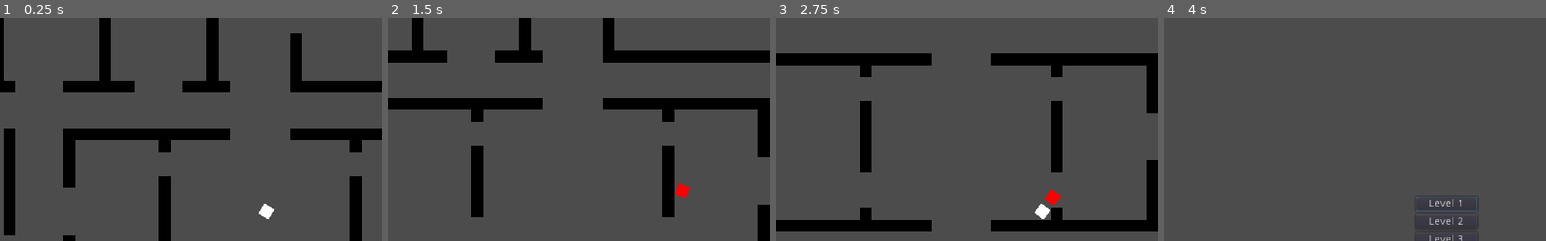
Above: before the commit, frames 1-4 (left to right).
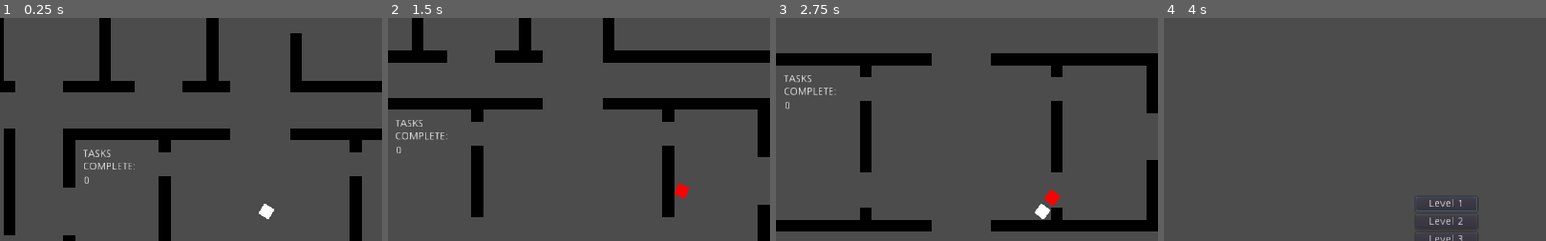
Above: after the commit, the same moments.

Repository: Cory47/WorkplaceHellGame
Game: Godot game, scene res://Scenes/levels/level1.tscn
Same seed, same stepped clock (60 frames per second), same inputs: the game is played once before the commit and once after it.
Inputs (mouse positions are % of the whole screen's width and height, from its top left):
- Up to frame 1 (0.25 s): no input
- Up to frame 2 (1.5 s): move the mouse to (72, 45) at 0.52 s; hold D (right) 0.53-1.28 s; click (72, 45) at 0.6 s; move the mouse to (30, 55) at 1.27 s; hold S (down) from 1.28 s (still down); click (30, 55) at 1.35 s
- Up to frame 3 (2.75 s): move the mouse to (60, 28) at 2.02 s; release S (down) at 2.03 s; hold D (right) from 2.03 s (still down); click (60, 28) at 2.1 s
- Up to frame 4 (4 s): tap Enter at 2.75 s; move the mouse to (45, 70) at 2.77 s; release D (right) at 2.78 s; hold W (up) 2.78-3.5 s; click (45, 70) at 2.85 s; click "Menu" at 3.5 s
The pictures show only the part of the screen within x 15-65%, y 7-57%; the shares and areas given below are measured in that part.

The runs differ from the first frame. In frame 1, 0.3% of the frame differs, in the area x 21-36%, y 58-75%; in frame 2, 0.3%, in the area x 2-16%, y 45-61%; in frame 3, 0.3%; in frame 4, nothing differs.

Commit message:
added win state and counter. Altered music to royalty free

Diff:
--- a/Workplace_Hell_demo3_GUI1.0/Workplace_Hell/Scenes/LevelSelect.tscn
+++ b/Workplace_Hell_demo3_GUI1.0/Workplace_Hell/Scenes/LevelSelect.tscn
@@ -1,7 +1,7 @@
 [gd_scene load_steps=3 format=2]
 
 [ext_resource path="res://Scripts/LevelSelect.gd" type="Script" id=1]
-[ext_resource path="res://Music/15 We're The Great.mp3" type="AudioStream" id=2]
+[ext_resource path="res://Music/bits-and-bytes-by-claus-appel-from-filmmusic-io.mp3" type="AudioStream" id=2]
 
 [node name="LevelSelect" type="Control"]
 anchor_right = 1.0
--- a/Workplace_Hell_demo3_GUI1.0/Workplace_Hell/Scenes/LoseMenu.tscn
+++ b/Workplace_Hell_demo3_GUI1.0/Workplace_Hell/Scenes/LoseMenu.tscn
@@ -1,7 +1,7 @@
 [gd_scene load_steps=3 format=2]
 
 [ext_resource path="res://Scripts/WinMenu.gd" type="Script" id=1]
-[ext_resource path="res://Music/09 Emily.mp3" type="AudioStream" id=2]
+[ext_resource path="res://Music/09 Emily.1.wav" type="AudioStream" id=2]
 
 [node name="WinMenu" type="Control"]
 anchor_right = 1.0
--- a/Workplace_Hell_demo3_GUI1.0/Workplace_Hell/Scenes/MainMenu.tscn
+++ b/Workplace_Hell_demo3_GUI1.0/Workplace_Hell/Scenes/MainMenu.tscn
@@ -1,7 +1,8 @@
-[gd_scene load_steps=6 format=2]
+[gd_scene load_steps=7 format=2]
 
 [ext_resource path="res://Scripts/MainMenu.gd" type="Script" id=1]
-[ext_resource path="res://Music/01 Dance With Blue Wind copy.mp3" type="AudioStream" id=2]
+[ext_resource path="res://Music/bits-and-bytes-by-claus-appel-from-filmmusic-io.mp3" type="AudioStream" id=2]
+[ext_resource path="res://Scenes/LevelSelect.tscn" type="PackedScene" id=3]
 
 [sub_resource type="GDScript" id=1]
 script/source = "extends Button
@@ -69,6 +70,17 @@
 margin_bottom = 115.0
 script = ExtResource( 1 )
 
+[node name="LevelSelect" parent="." instance=ExtResource( 3 )]
+visible = false
+anchor_left = 0.5
+anchor_top = 0.5
+anchor_right = 0.5
+anchor_bottom = 0.5
+margin_left = -644.0
+margin_top = -422.0
+margin_right = 380.0
+margin_bottom = 178.0
+
 [node name="Menu Group" type="VBoxContainer" parent="."]
 anchor_top = 0.5
 anchor_bottom = 0.5
--- /dev/null
+++ b/Workplace_Hell_demo3_GUI1.0/Workplace_Hell/Scenes/Vacation.tscn
@@ -0,0 +1,46 @@
+[gd_scene load_steps=3 format=2]
+
+[ext_resource path="res://Scripts/WinMenu.gd" type="Script" id=1]
+[ext_resource path="res://Music/08 ダイエットワルツ.mp3" type="AudioStream" id=2]
+
+[node name="WinMenu" type="Control"]
+anchor_right = 1.0
+anchor_bottom = 1.0
+script = ExtResource( 1 )
+
+[node name="WinMenuContainer" type="VBoxContainer" parent="."]
+anchor_left = 0.5
+anchor_top = 0.5
+anchor_right = 0.5
+anchor_bottom = 0.5
+margin_left = -90.0
+margin_top = -79.0
+margin_right = -34.0
+margin_bottom = -17.0
+rect_scale = Vector2( 2.64, 2.72 )
+
+[node name="Label" type="Label" parent="WinMenuContainer"]
+margin_right = 58.0
+margin_bottom = 14.0
+text = "Vacation!"
+
+[node name="MenuButton" type="Button" parent="WinMenuContainer"]
+margin_top = 18.0
+margin_right = 58.0
+margin_bottom = 38.0
+text = "Menu"
+
+[node name="RetryButton" type="Button" parent="WinMenuContainer"]
+visible = false
+margin_top = 42.0
+margin_right = 56.0
+margin_bottom = 62.0
+text = "Retry"
+
+[node name="AudioStreamPlayer" type="AudioStreamPlayer" parent="."]
+stream = ExtResource( 2 )
+volume_db = 3.0
+autoplay = true
+
+[connection signal="pressed" from="WinMenuContainer/MenuButton" to="." method="_on_MenuButton_pressed"]
+[connection signal="pressed" from="WinMenuContainer/RetryButton" to="." method="_on_RetryButton_pressed"]
--- a/Workplace_Hell_demo3_GUI1.0/Workplace_Hell/Scenes/WinMenu.tscn
+++ b/Workplace_Hell_demo3_GUI1.0/Workplace_Hell/Scenes/WinMenu.tscn
@@ -1,7 +1,7 @@
 [gd_scene load_steps=3 format=2]
 
 [ext_resource path="res://Scripts/WinMenu.gd" type="Script" id=1]
-[ext_resource path="res://Music/08 ダイエットワルツ.mp3" type="AudioStream" id=2]
+[ext_resource path="res://Music/happy-excited-logo-67-by-taigasoundprod-from-filmmusic-io.mp3" type="AudioStream" id=2]
 
 [node name="WinMenu" type="Control"]
 anchor_right = 1.0
--- /dev/null
+++ b/Workplace_Hell_demo3_GUI1.0/Workplace_Hell/Scenes/levels/Score.gd
@@ -0,0 +1,19 @@
+extends Label
+
+
+# Declare member variables here. Examples:
+# var a = 2
+# var b = "text"
+
+var points = 0;
+
+# Called when the node enters the scene tree for the first time.
+func _ready():
+	pass # Replace with function body.
+
+func _on_TaskHitbox_area_entered(area):
+	points = points + 1
+	text = str(points)
+
+	if (points >= 10):
+		get_tree().change_scene("res://Scenes/WinMenu.tscn")
--- a/Workplace_Hell_demo3_GUI1.0/Workplace_Hell/Scenes/levels/TaskObject.gd
+++ b/Workplace_Hell_demo3_GUI1.0/Workplace_Hell/Scenes/levels/TaskObject.gd
@@ -4,7 +4,7 @@
 var xValues = [100, 200, 0, -100, -200]
 var yValues = [100, 200, 0, -150, 200]
 var counter = 0;
-
+var points = 0;
 # Called when the node enters the scene tree for the first time.
 func _ready():
 	pass # Replace with function body.
@@ -21,3 +21,4 @@
 	position.x = xValues[counter]
 	position.y = yValues[counter]
 	counter = counter + 1
+	points = points + 1
--- a/Workplace_Hell_demo3_GUI1.0/Workplace_Hell/Scenes/levels/level1.tscn
+++ b/Workplace_Hell_demo3_GUI1.0/Workplace_Hell/Scenes/levels/level1.tscn
@@ -1,11 +1,12 @@
-[gd_scene load_steps=11 format=2]
+[gd_scene load_steps=12 format=2]
 
 [ext_resource path="res://Scripts/Player.gd" type="Script" id=1]
 [ext_resource path="res://wall.tres" type="TileSet" id=2]
 [ext_resource path="res://Scripts/Boss.gd" type="Script" id=3]
-[ext_resource path="res://Music/17 世界の森田.mp3" type="AudioStream" id=4]
+[ext_resource path="res://Music/sneaky-snitch-by-kevin-macleod-from-filmmusic-io.mp3" type="AudioStream" id=4]
 [ext_resource path="res://resources/Images/Sprite.png" type="Texture" id=5]
 [ext_resource path="res://Scenes/levels/TaskObject.gd" type="Script" id=6]
+[ext_resource path="res://Scenes/levels/Score.gd" type="Script" id=7]
 
 [sub_resource type="RectangleShape2D" id=1]
 extents = Vector2( 8, 8 )
@@ -22,6 +23,23 @@
 __meta__ = {
 "_edit_horizontal_guides_": [ -363.0 ]
 }
+
+[node name="ScoreLabel" type="Label" parent="."]
+margin_left = -246.0
+margin_top = -84.0
+margin_right = -175.0
+margin_bottom = -53.0
+text = "TASKS
+COMPLETE:"
+
+[node name="Score" type="Label" parent="."]
+margin_left = -245.0
+margin_top = -48.0
+margin_right = -174.0
+margin_bottom = -17.0
+text = "0
+"
+script = ExtResource( 7 )
 
 [node name="Player" type="KinematicBody2D" parent="."]
 script = ExtResource( 1 )
@@ -87,3 +105,4 @@
 [connection signal="area_entered" from="Player/PlayerHitbox" to="Player" method="_on_PlayerHitbox_area_entered"]
 [connection signal="body_entered" from="Player/PlayerHitbox" to="Player" method="_on_PlayerHitbox_body_entered"]
 [connection signal="area_entered" from="TaskObject/TaskHitbox" to="TaskObject" method="_on_TaskHitbox_area_entered"]
+[connection signal="area_entered" from="TaskObject/TaskHitbox" to="Score" method="_on_TaskHitbox_area_entered"]
--- a/Workplace_Hell_demo3_GUI1.0/Workplace_Hell/Scenes/levels/level2.tscn
+++ b/Workplace_Hell_demo3_GUI1.0/Workplace_Hell/Scenes/levels/level2.tscn
@@ -1,11 +1,12 @@
-[gd_scene load_steps=13 format=2]
+[gd_scene load_steps=14 format=2]
 
 [ext_resource path="res://Scripts/Player.gd" type="Script" id=1]
 [ext_resource path="res://wall.tres" type="TileSet" id=2]
 [ext_resource path="res://Scripts/Boss.gd" type="Script" id=3]
-[ext_resource path="res://Music/09 サイケデリックアカデミー.mp3" type="AudioStream" id=4]
+[ext_resource path="res://Music/monkeys-spinning-monkeys-by-kevin-macleod-from-filmmusic-io.mp3" type="AudioStream" id=4]
 [ext_resource path="res://resources/Images/Sprite.png" type="Texture" id=5]
 [ext_resource path="res://Scenes/levels/TaskObject.gd" type="Script" id=6]
+[ext_resource path="res://Scenes/levels/Score.gd" type="Script" id=7]
 
 [sub_resource type="RectangleShape2D" id=1]
 extents = Vector2( 8, 8 )
@@ -88,7 +89,25 @@
 [node name="TaskHitboxCollision" type="CollisionShape2D" parent="TaskObject/TaskHitbox"]
 shape = SubResource( 6 )
 
+[node name="ScoreLabel" type="Label" parent="."]
+margin_left = -184.0
+margin_top = -60.0
+margin_right = -113.0
+margin_bottom = -29.0
+text = "TASKS
+COMPLETE:"
+
+[node name="Score" type="Label" parent="."]
+margin_left = -183.0
+margin_top = -24.0
+margin_right = -112.0
+margin_bottom = 7.0
+text = "0
+"
+script = ExtResource( 7 )
+
 [connection signal="hit" from="Player" to="Player" method="_on_Player_hit"]
 [connection signal="area_entered" from="Player/PlayerHitbox" to="Player" method="_on_PlayerHitbox_area_entered"]
 [connection signal="body_entered" from="Player/PlayerHitbox" to="Player" method="_on_PlayerHitbox_body_entered"]
 [connection signal="area_entered" from="TaskObject/TaskHitbox" to="TaskObject" method="_on_TaskHitbox_area_entered"]
+[connection signal="area_entered" from="TaskObject/TaskHitbox" to="Score" method="_on_TaskHitbox_area_entered"]
--- a/Workplace_Hell_demo3_GUI1.0/Workplace_Hell/Scenes/levels/level3.tscn
+++ b/Workplace_Hell_demo3_GUI1.0/Workplace_Hell/Scenes/levels/level3.tscn
@@ -1,11 +1,12 @@
-[gd_scene load_steps=13 format=2]
+[gd_scene load_steps=14 format=2]
 
 [ext_resource path="res://Scripts/Player.gd" type="Script" id=1]
 [ext_resource path="res://wall.tres" type="TileSet" id=2]
 [ext_resource path="res://Scripts/Boss.gd" type="Script" id=3]
-[ext_resource path="res://Music/05 break through.mp3" type="AudioStream" id=4]
+[ext_resource path="res://Music/scheming-weasel-faster-version-by-kevin-macleod-from-filmmusic-io.mp3" type="AudioStream" id=4]
 [ext_resource path="res://resources/Images/Sprite.png" type="Texture" id=5]
 [ext_resource path="res://Scenes/levels/TaskObject.gd" type="Script" id=6]
+[ext_resource path="res://Scenes/levels/Score.gd" type="Script" id=7]
 
 [sub_resource type="RectangleShape2D" id=1]
 extents = Vector2( 8, 8 )
@@ -88,7 +89,25 @@
 [node name="TaskHitboxCollision" type="CollisionShape2D" parent="TaskObject/TaskHitbox"]
 shape = SubResource( 6 )
 
+[node name="ScoreLabel" type="Label" parent="."]
+margin_left = -221.0
+margin_top = -122.0
+margin_right = -150.0
+margin_bottom = -91.0
+text = "TASKS
+COMPLETE:"
+
+[node name="Score" type="Label" parent="."]
+margin_left = -220.0
+margin_top = -86.0
+margin_right = -149.0
+margin_bottom = -55.0
+text = "0
+"
+script = ExtResource( 7 )
+
 [connection signal="hit" from="Player" to="Player" method="_on_Player_hit"]
 [connection signal="area_entered" from="Player/PlayerHitbox" to="Player" method="_on_PlayerHitbox_area_entered"]
 [connection signal="body_entered" from="Player/PlayerHitbox" to="Player" method="_on_PlayerHitbox_body_entered"]
 [connection signal="area_entered" from="TaskObject/TaskHitbox" to="TaskObject" method="_on_TaskHitbox_area_entered"]
+[connection signal="area_entered" from="TaskObject/TaskHitbox" to="Score" method="_on_TaskHitbox_area_entered"]
--- a/Workplace_Hell_demo3_GUI1.0/Workplace_Hell/Scenes/levels/level4.tscn
+++ b/Workplace_Hell_demo3_GUI1.0/Workplace_Hell/Scenes/levels/level4.tscn
@@ -1,11 +1,12 @@
-[gd_scene load_steps=13 format=2]
+[gd_scene load_steps=14 format=2]
 
 [ext_resource path="res://Scripts/Player.gd" type="Script" id=1]
 [ext_resource path="res://wall.tres" type="TileSet" id=2]
 [ext_resource path="res://Scripts/Boss.gd" type="Script" id=3]
-[ext_resource path="res://Music/daily_download_20191031_128.mp3" type="AudioStream" id=4]
+[ext_resource path="res://Music/daily_download_20191031_128.2.wav" type="AudioStream" id=4]
 [ext_resource path="res://resources/Images/Sprite.png" type="Texture" id=5]
 [ext_resource path="res://Scenes/levels/TaskObject.gd" type="Script" id=6]
+[ext_resource path="res://Scenes/levels/Score.gd" type="Script" id=7]
 
 [sub_resource type="RectangleShape2D" id=1]
 extents = Vector2( 8, 8 )
@@ -89,7 +90,25 @@
 [node name="TaskHitboxCollision" type="CollisionShape2D" parent="TaskObject/TaskHitbox"]
 shape = SubResource( 6 )
 
+[node name="ScoreLabel" type="Label" parent="."]
+margin_left = -134.0
+margin_top = -37.0
+margin_right = -63.0
+margin_bottom = -6.0
+text = "TASKS
+COMPLETE:"
+
+[node name="Score" type="Label" parent="."]
+margin_left = -133.0
+margin_top = -1.0
+margin_right = -62.0
+margin_bottom = 30.0
+text = "0
+"
+script = ExtResource( 7 )
+
 [connection signal="hit" from="Player" to="Player" method="_on_Player_hit"]
 [connection signal="area_entered" from="Player/PlayerHitbox" to="Player" method="_on_PlayerHitbox_area_entered"]
 [connection signal="body_entered" from="Player/PlayerHitbox" to="Player" method="_on_PlayerHitbox_body_entered"]
 [connection signal="area_entered" from="TaskObject/TaskHitbox" to="TaskObject" method="_on_TaskHitbox_area_entered"]
+[connection signal="area_entered" from="TaskObject/TaskHitbox" to="Score" method="_on_TaskHitbox_area_entered"]
Not shown, added: Workplace_Hell_demo3_GUI1.0/Workplace_Hell/Music/09 Emily.1.wav.import
Not shown, added: Workplace_Hell_demo3_GUI1.0/Workplace_Hell/Music/bits-and-bytes-by-claus-appel-from-filmmusic-io.mp3.import
Not shown, added: Workplace_Hell_demo3_GUI1.0/Workplace_Hell/Music/daily_download_20191031_128.2.wav.import
Not shown, added: Workplace_Hell_demo3_GUI1.0/Workplace_Hell/Music/happy-excited-logo-67-by-taigasoundprod-from-filmmusic-io.mp3.import
Not shown, added: Workplace_Hell_demo3_GUI1.0/Workplace_Hell/Music/monkeys-spinning-monkeys-by-kevin-macleod-from-filmmusic-io.mp3.import
Not shown, added: Workplace_Hell_demo3_GUI1.0/Workplace_Hell/Music/scheming-weasel-faster-version-by-kevin-macleod-from-filmmusic-io.mp3.import
Not shown, added: Workplace_Hell_demo3_GUI1.0/Workplace_Hell/Music/sneaky-snitch-by-kevin-macleod-from-filmmusic-io.mp3.import
Not shown, added: Workplace_Hell_demo3_GUI1.0/Workplace_Hell/Music/09 Emily.1.wav
Not shown, added: Workplace_Hell_demo3_GUI1.0/Workplace_Hell/Music/bits-and-bytes-by-claus-appel-from-filmmusic-io.mp3
Not shown, added: Workplace_Hell_demo3_GUI1.0/Workplace_Hell/Music/daily_download_20191031_128.2.wav
Not shown, added: Workplace_Hell_demo3_GUI1.0/Workplace_Hell/Music/happy-excited-logo-67-by-taigasoundprod-from-filmmusic-io.mp3
Not shown, added: Workplace_Hell_demo3_GUI1.0/Workplace_Hell/Music/monkeys-spinning-monkeys-by-kevin-macleod-from-filmmusic-io.mp3
(and 3 more such lines)
